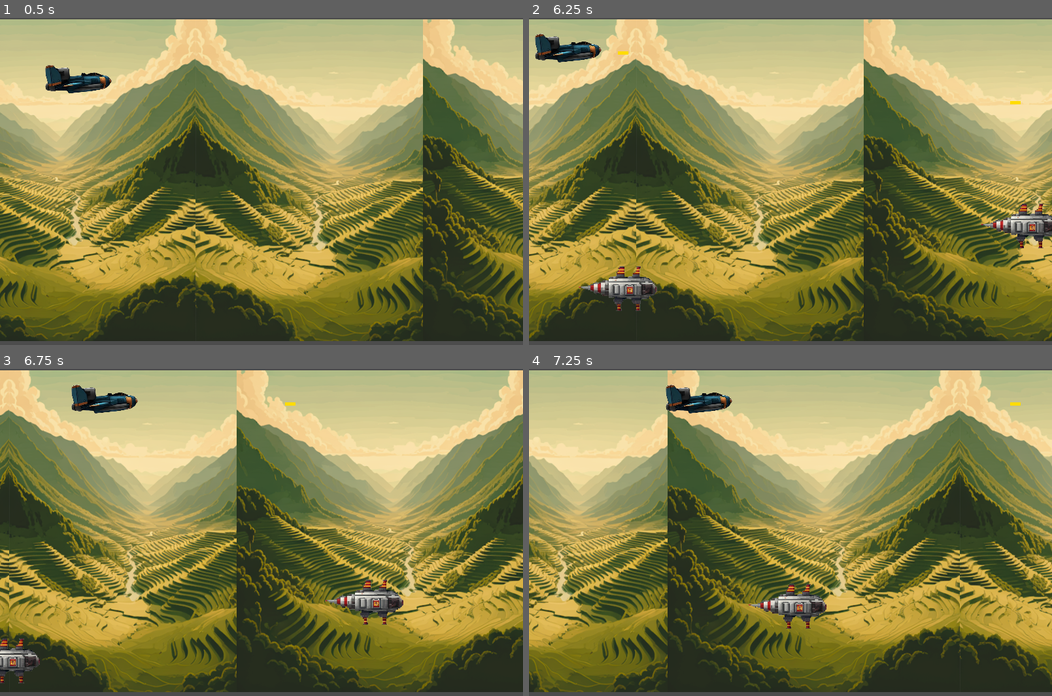
Above: before the commit, frames 1-4 (two rows, left to right).
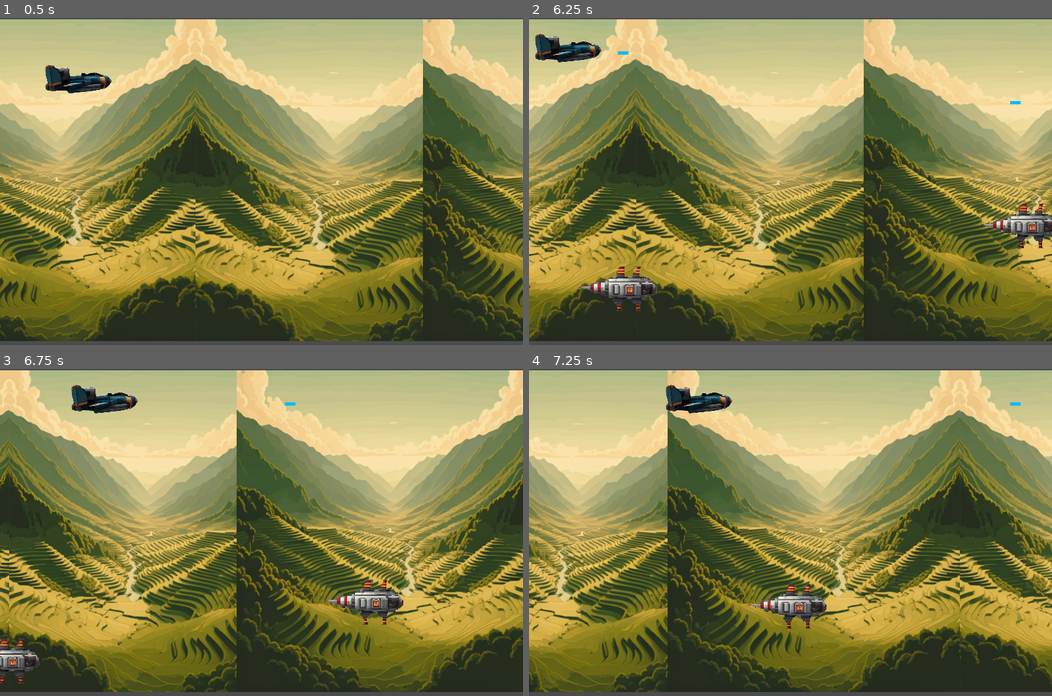
Above: after the commit, the same moments.

Repository: LeslieSanz/Godot_project_videogame
Game: Godot game, scene res://scenes/level_1.tscn
The game is run twice, just before and just after one commit, with the same random seed, the same clock (stepped at 60 frames per second) and the same inputs. The project has no main scene, so this scene is started directly.
Inputs:
- Up to frame 1 (0.5 s): no input
- Up to frame 2 (6.25 s): tap Enter (ui_accept) at 0.5, 0.77, 1.52, 3.02, 3.77, 4.52, 6.02 s; hold Up (ui_up) 0.53-2.03 s; hold Left (ui_left) 2.03-3.53 s; hold Down (ui_down) 3.53-4.28 s; hold Right (ui_right) 4.28-5.03 s; hold Up (ui_up) 5.03-5.78 s; hold Right (ui_right) from 5.78 s (still down)
- Up to frame 3 (6.75 s): keep holding Right (ui_right)
- Up to frame 4 (7.25 s): keep holding Right (ui_right); tap Enter (ui_accept) at 6.77 s

Frame 1 is identical in both runs. In frame 2, less than 0.1% of the frame differs, in the area x 17-94%, y 10-27%; in frame 3, less than 0.1%; in frame 4, less than 0.1%.

Commit message:
Cambiando sonido del disparo

Diff:
--- a/scenes/bullet.tscn
+++ b/scenes/bullet.tscn
@@ -18,7 +18,7 @@
 [node name="ColorRect" type="ColorRect" parent="KinematicBody2D"]
 margin_right = 16.0
 margin_bottom = 5.0
-color = Color( 1, 0.866667, 0, 1 )
+color = Color( 0, 0.741176, 1, 1 )
 __meta__ = {
 "_edit_use_anchors_": false
 }
--- a/scenes/player.tscn
+++ b/scenes/player.tscn
@@ -3,9 +3,9 @@
 [ext_resource path="res://assets/sprites/nave_protagonista.png" type="Texture" id=1]
 [ext_resource path="res://scripts/player.gd" type="Script" id=2]
 [ext_resource path="res://sounds/explosion.wav" type="AudioStream" id=3]
-[ext_resource path="res://sounds/disparo.wav" type="AudioStream" id=4]
+[ext_resource path="res://sounds/shoot.wav" type="AudioStream" id=4]
 
-[sub_resource type="RectangleShape2D" id=3]
+[sub_resource type="RectangleShape2D" id=1]
 extents = Vector2( 58.4377, 23.4745 )
 
 [sub_resource type="RectangleShape2D" id=2]
Not shown: 1 places in scenes/player.tscn that only renumber resources
Not shown, added: sounds/condor_pasa.wav
Not shown, added: sounds/shoot.wav
